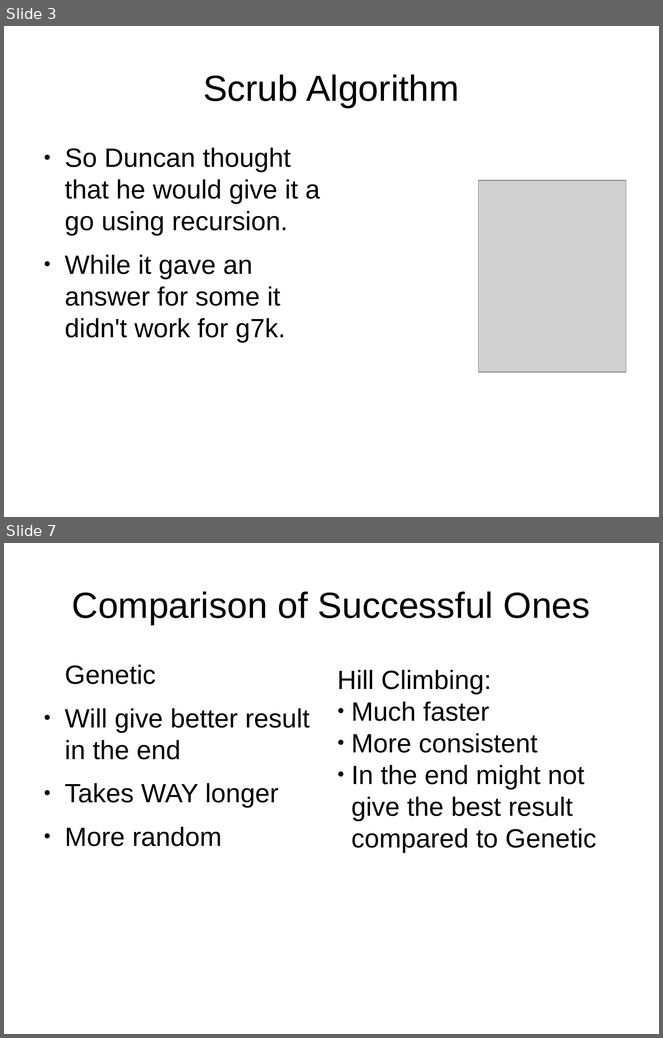
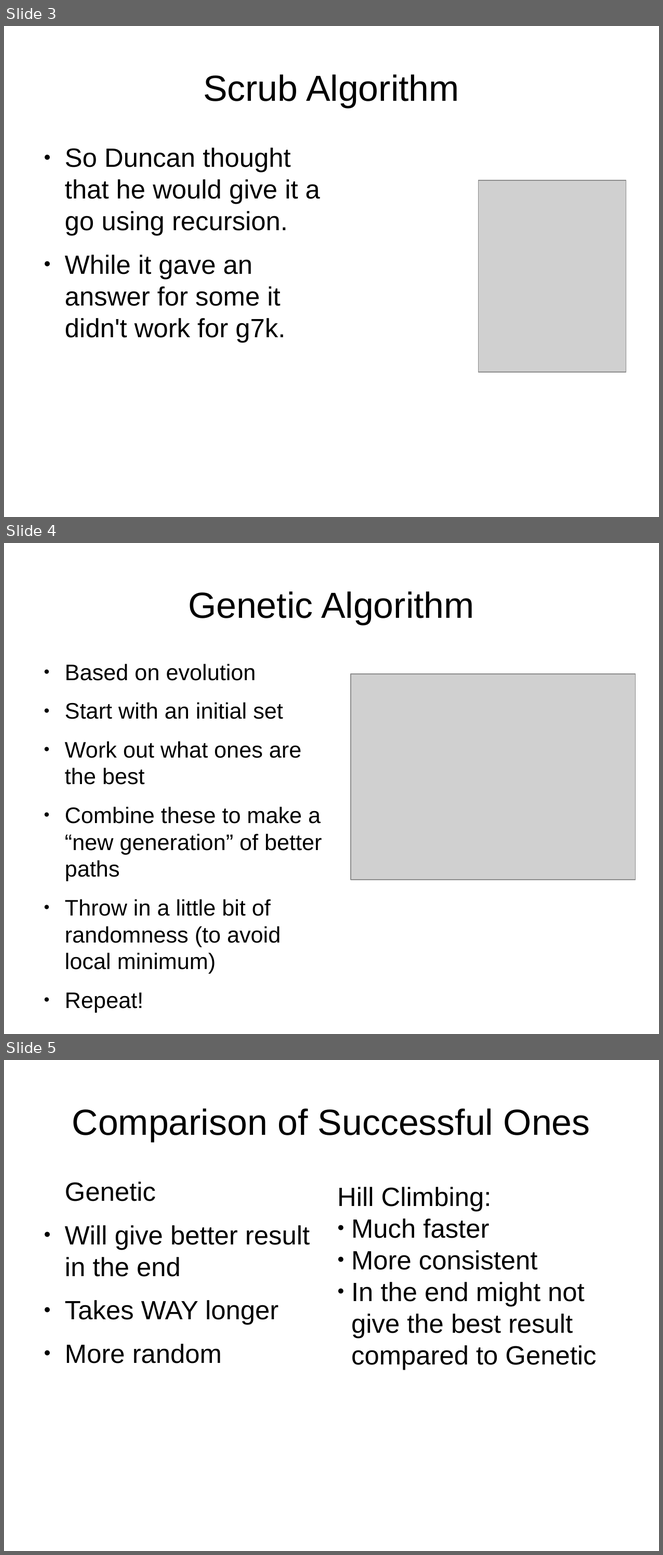
Before and after one commit to 2090140L/Glasgow-TSP-Challenge, a slide deck: presentation.odp. Shown one above the other, each under a label of ours: slides 3 and 7 before the commit, slides 3, 4 and 5 after it; the slides between them are not shown. The pictures are 663x1038 and 663x1555 pixels, drawn with LibreOffice and Linux fonts; fonts in the diff are those of the drawing; grey boxes stand for pictures. Boxes give left, top, right and bottom in pixels: in the first picture for what was removed or moved away, otherwise in the second. Text is boxed around its words. In the diff, an @@ line names an element or a change of style, - is before the commit and + after.

```diff
--- a/presentation.odp
+++ b/presentation.odp
@@ slide 4 added at (4, 543, 659, 1034), background #FFFFFF @@
@@ title added at (188, 591, 475, 625), 44 pt, text #000000 @@
+Genetic Algorithm
@@ text added at (65, 664, 322, 947), 27.2 pt, text #000000 @@
+● Based on evolution
+● Start with an initial set
+● Work out what ones are the best
+● Combine these to make a “new generation” of better paths
+● Throw in a little bit of randomness (to avoid local minimum)
+● Repeat!
@@ picture added at (351, 674, 636, 879) @@
@@ what was slide 7 is now slide 5 @@
```
Also in this commit, not shown: 1 slide changed, 1 other slide added, 3 slides removed.
